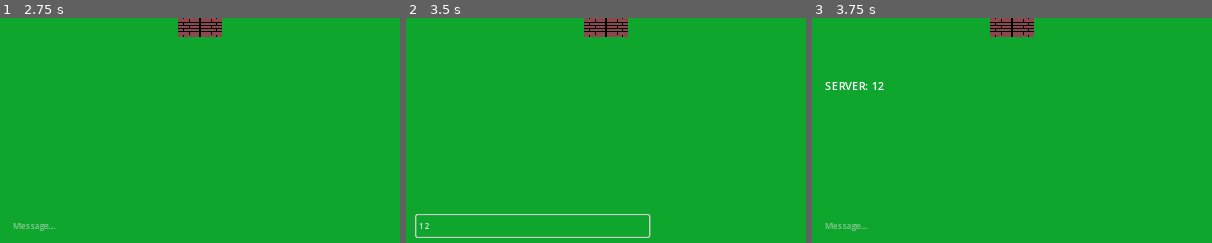
Above: before the commit, frames 1-3 (left to right).
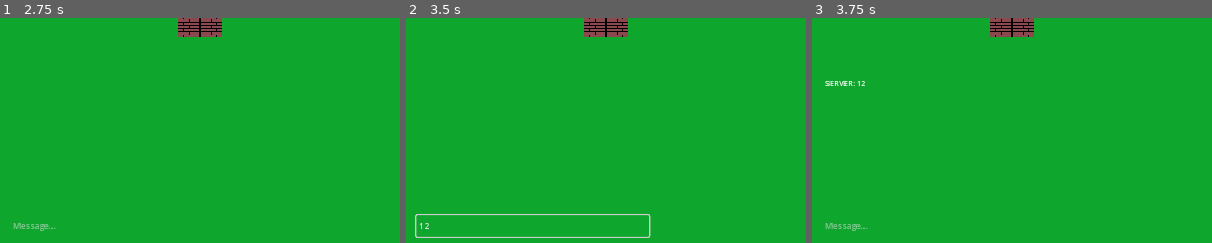
Above: after the commit, the same moments.

Repository: StormLight14/pew-pew-io
Game: Godot game, scene res://multiplayer/multiplayer.tscn
Two runs of this game, one before a commit and one after it. Both use one fixed random seed, a clock stepped at 60 frames per second and the inputs below.
Inputs (mouse positions are % of the whole screen's width and height, from its top left):
- Up to frame 1 (2.75 s): click (56, 3) at 0.52 s; type "Alex" at 0.6 s; click "Host Game" at 1.25 s; click "Start Game" at 2 s
- Up to frame 2 (3.5 s): click (16, 96) at 2.77 s; type "12" at 2.85 s
- Up to frame 3 (3.75 s): tap Enter at 3.5 s; move the mouse to (72, 45) at 3.52 s; press the mouse at (72, 45) at 3.53 s; hold D (right) from 3.53 s (still down)
The pictures show only the part of the screen within x 0-50%, y 50-100%; the shares and areas given below are measured in that part.

Frames 1-2 are identical in both runs. In frame 3, 0.4% of the frame differs, in the area x 3-18%, y 28-32%.

Commit message:
add line break to chat

Diff:
--- a/level/level.tscn
+++ b/level/level.tscn
@@ -111,7 +111,10 @@
 
 [node name="Messages" type="Label" parent="GameUI/MessageUI"]
 unique_name_in_owner = true
-layout_mode = 2
+custom_minimum_size = Vector2(300, 180)
+layout_mode = 2
+theme_override_font_sizes/font_size = 11
+autowrap_mode = 2
 
 [node name="MessageLine" type="LineEdit" parent="GameUI"]
 offset_left = 15.0
